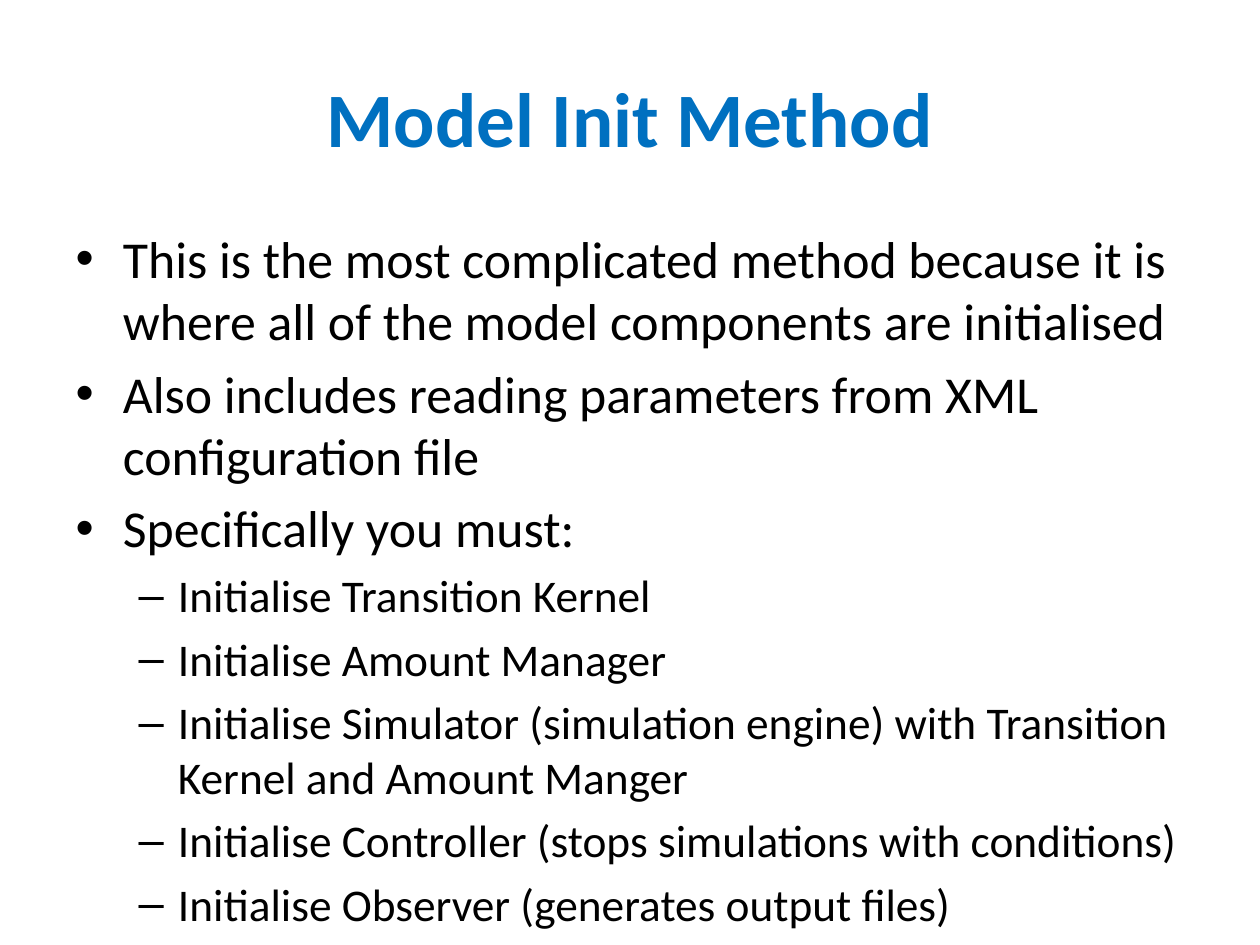
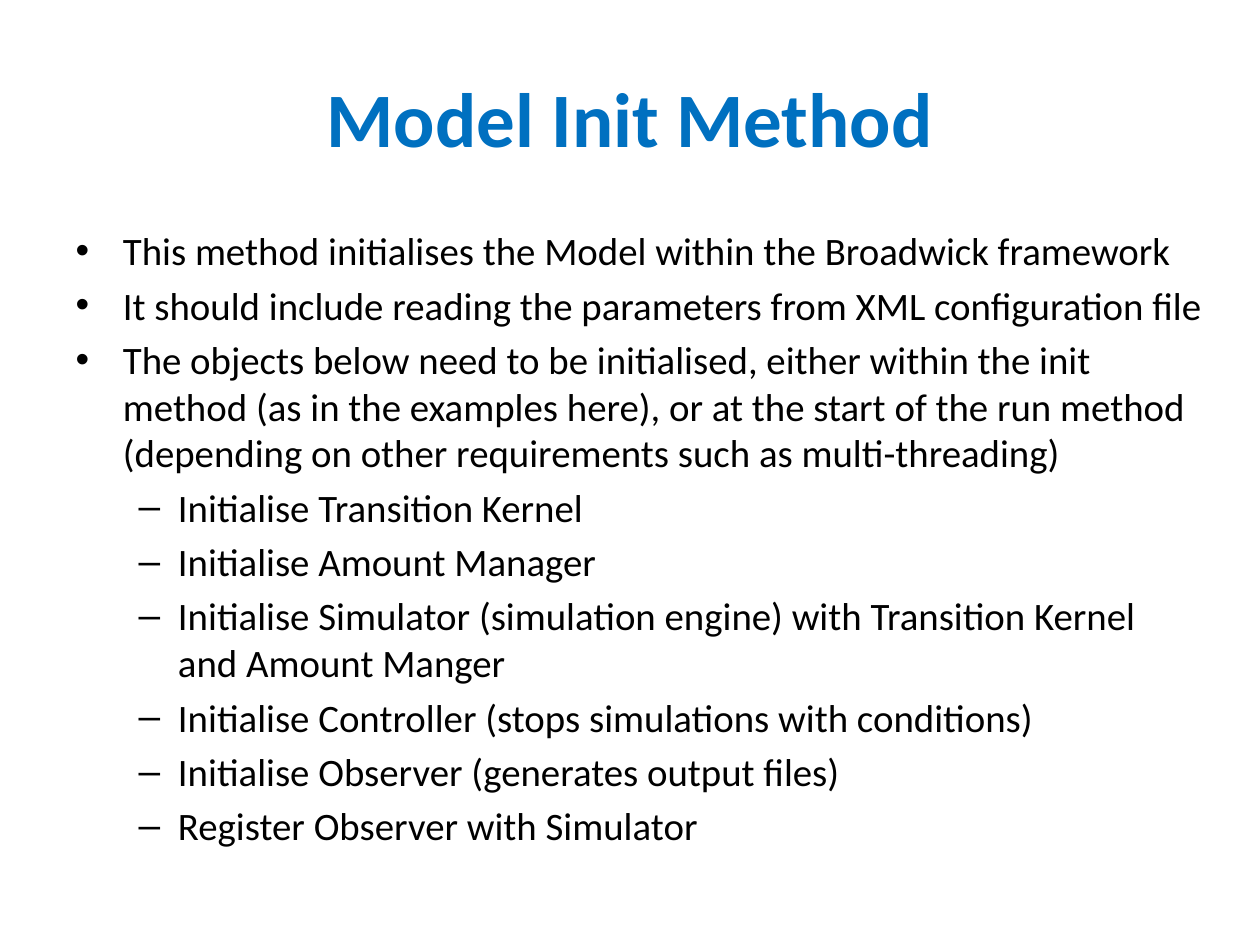
Before and after one commit to EPICScotland/BroadwickExamples, a slide deck: slide 4 of doc/HowTo_WriteBroadwickModel_QuickStart.pptx. Drawn at 1260x945 pixels with LibreOffice and Linux fonts; fonts in the diff are those of the drawing. Boxes give left, top, right and bottom in pixels: in the first picture for what was removed or moved away, otherwise in the second. Text is boxed around its words. In the diff, an @@ line names an element or a change of style, - is before the commit and + after.

```diff
--- a/doc/HowTo_WriteBroadwickModel_QuickStart.pptx
+++ b/doc/HowTo_WriteBroadwickModel_QuickStart.pptx
@@ text at box(123, 238, 1201, 474): text changed; size 29.6 to 22.2 pt @@
-• This is the most complicated method because it is where all of the model components are initialised
-• Also includes reading parameters from XML configuration file
-• Specifically you must:
+• This method initialises the Model within the Broadwick framework
+• It should include reading the parameters from XML configuration file
+• The objects below need to be initialised, either within the init method (as in the examples here), or at the start of the run method (depending on other requirements such as multi-threading)
@@ text at box(178, 495, 1135, 847): size 25.9 to 22.2 pt in "Initialise Transition Kernel", "Initialise Amount Manager", "Initialise Simulator (simulation engine) with Transition Ker ...", "Initialise Controller (stops simulations with conditions)" and 2 more places @@
```
Also in this commit, not shown: 2 other slides changed, 3 other files.
